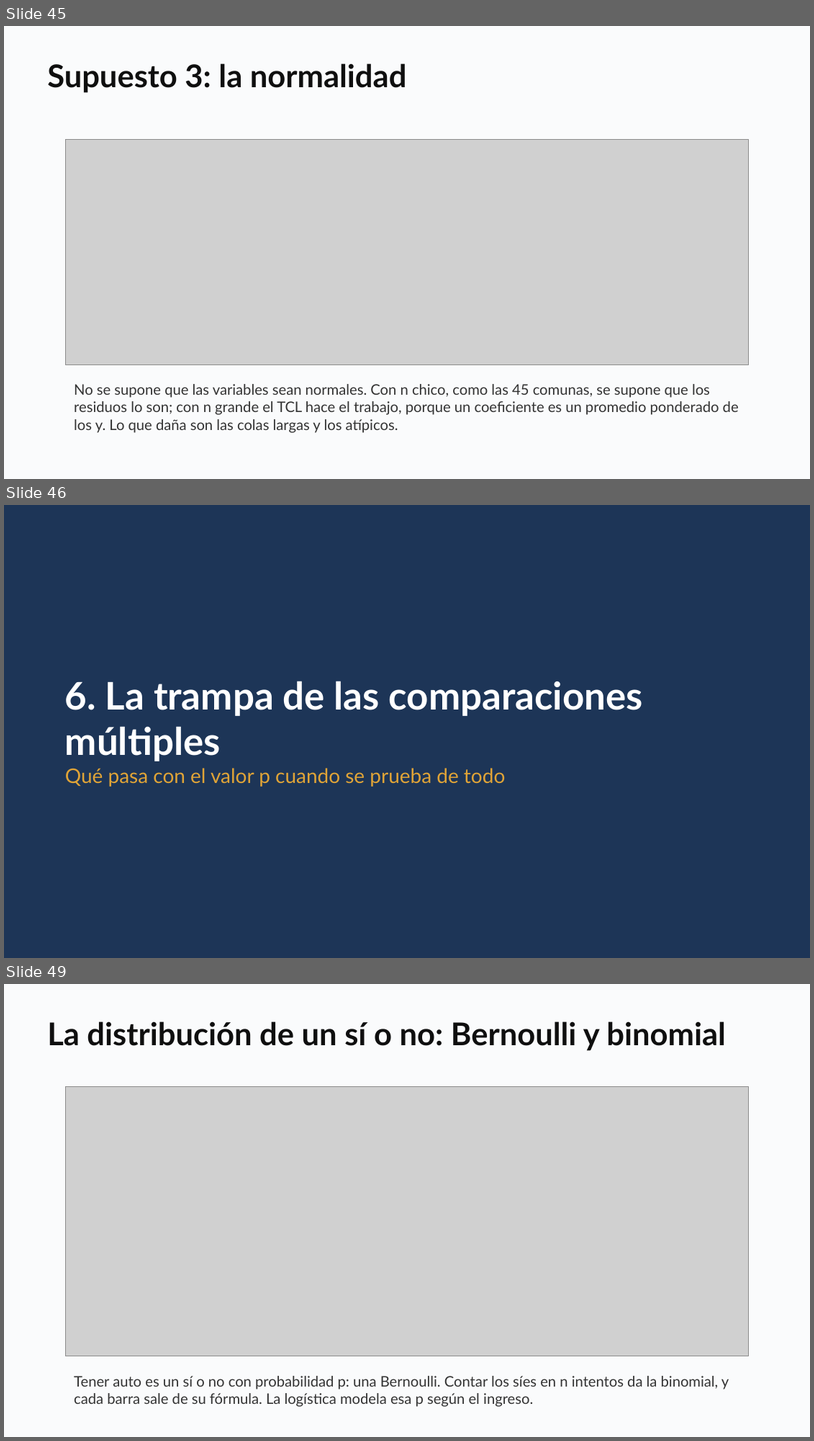
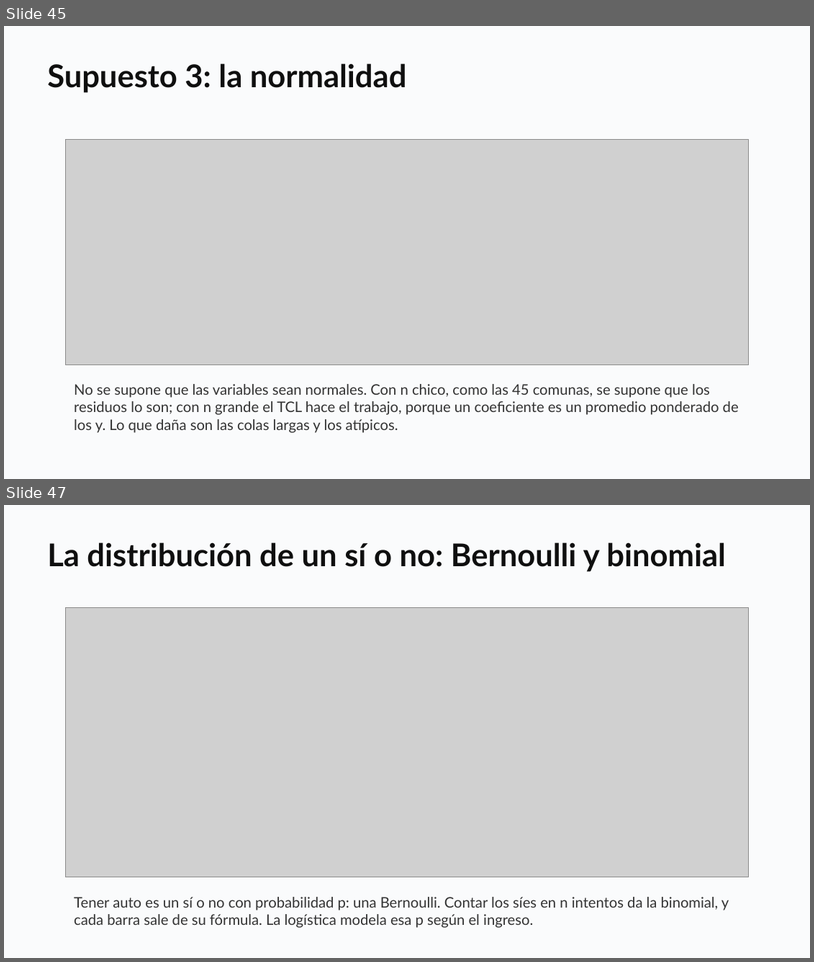
Before and after one commit to daniopitz/diplomado-cdd, a slide deck: presentaciones/clase05_probabilidad_inferencia.pptx. Shown one above the other, each under a label of ours: slides 45, 46 and 49 before the commit, slides 45 and 47 after it; the slides between them are not shown. The pictures are 814x1441 and 814x962 pixels, drawn with LibreOffice and Linux fonts; fonts in the diff are those of the drawing; grey boxes stand for pictures. Boxes give left, top, right and bottom in pixels: in the first picture for what was removed or moved away, otherwise in the second. Text is boxed around its words. In the diff, an @@ line names an element or a change of style, - is before the commit and + after.

```diff
--- a/presentaciones/clase05_probabilidad_inferencia.pptx
+++ b/presentaciones/clase05_probabilidad_inferencia.pptx
@@ slide 46 removed at [4,505,810,958], background #FFFFFF @@
@@ rectangle removed at [4,505,810,958] @@
@@ text removed at [65,681,643,787] @@
-6. La trampa de las comparaciones múltiples
-Qué pasa con el valor p cuando se prueba de todo
@@ what was slide 49 is now slide 47 @@
```
Also in this commit, not shown: 4 slides changed, 1 slide added, 2 other slides removed, 3 other files.
